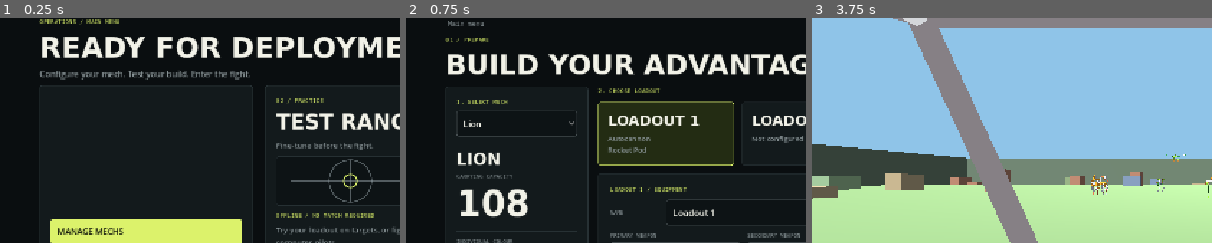
Above: before the commit, frames 1-3 (left to right).
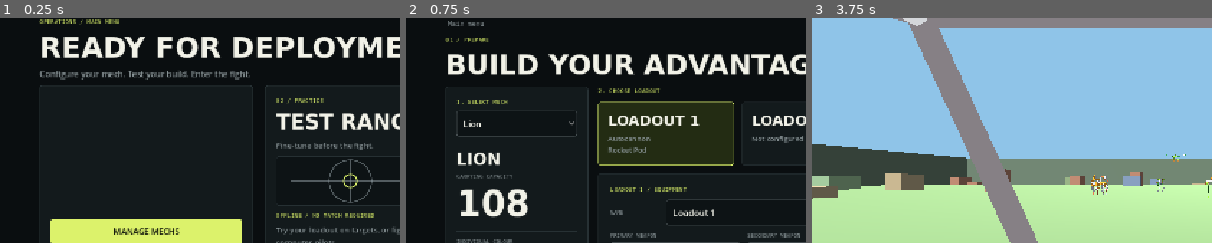
Above: after the commit, the same moments.

Repository: jacksonhcnz/animalmechcombatgame
Game: Godot game, scene res://scenes/main_menu.tscn
Two runs of this game, one before a commit and one after it. Both use one fixed random seed, a clock stepped at 60 frames per second and the inputs below.
Inputs:
- Up to frame 1 (0.25 s): no input
- Up to frame 2 (0.75 s): click "MANAGE MECHS" at 0.5 s
- Up to frame 3 (3.75 s): click "Main menu" at 1.25 s; click "Normal" at 2 s; click "Normal" at 2.75 s; click "Enter test range" at 3.5 s
The pictures show only the part of the screen within x 0-50%, y 14-64%; the shares and areas given below are measured in that part.

The runs differ from the first frame. In frame 1, 0.7% of the frame differs, in the area x 14-45%, y 93-97%; in frame 2, nothing differs; in frame 3, nothing differs.

Commit message:
Centre the MANAGE MECHS text
Co-Authored-By: Claude Sonnet 5.5 <noreply@anthropic.com>
Claude-Session: https://claude.ai/code/session_016ZAQzFNjMzKqDtLtG2bAjQ

Diff:
--- a/scripts/ui/main_menu.gd
+++ b/scripts/ui/main_menu.gd
@@ -86,7 +86,9 @@
 	var above := Control.new()
 	above.size_flags_vertical = Control.SIZE_EXPAND_FILL
 	column.add_child(above)
-	column.add_child(UiKit.primary_button("MANAGE MECHS", func() -> void: get_tree().change_scene_to_file("res://scenes/loadout_menu.tscn")))
+	var manage := UiKit.primary_button("MANAGE MECHS", func() -> void: get_tree().change_scene_to_file("res://scenes/loadout_menu.tscn"))
+	manage.alignment = HORIZONTAL_ALIGNMENT_CENTER
+	column.add_child(manage)
 	var below := Control.new()
 	below.size_flags_vertical = Control.SIZE_EXPAND_FILL
 	column.add_child(below)
